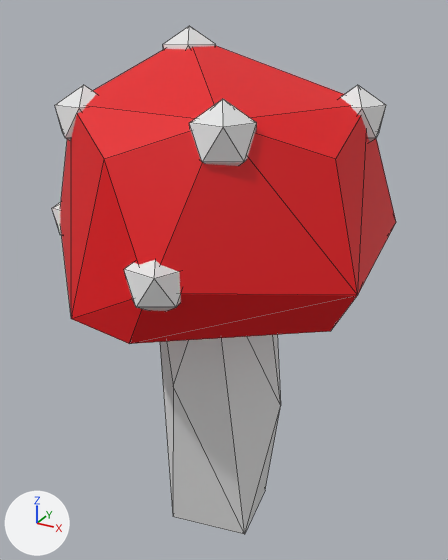
A saved change to the OBJ model GameProject/GameProject/src/Models/RedMushroom.obj.
Rendered twice from a 50 mm camera at (3.85, -7.06, 7.73) aimed at (-0.21, 0.33, 4.04). The axes (+X, +Y, +Z) are drawn at lower left. The lights are the same throughout. Mesh edges are drawn as thin lines. Where no turn or scale is listed for an object, it has been applied to the vertices.

Names of what the first picture shows: 'Mushroom1_Icosphere.001'.
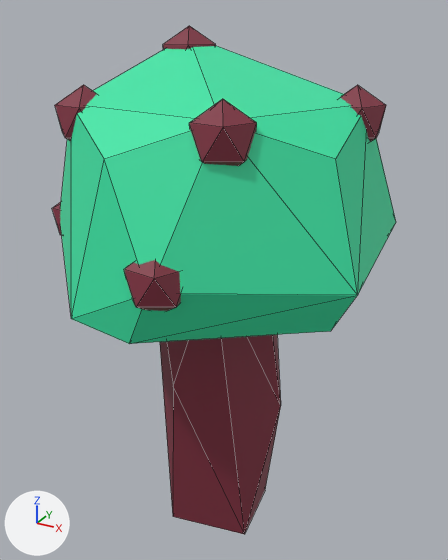
The change in detail:
Material 'Material.020' (mat_material_020) changes colour from white #e7e7e7 to red #833142; in linear values from (0.8, 0.8, 0.8) to (0.227, 0.0304, 0.0537).
Material 'Mushroom3_1.002' (mat_mushroom3_1_002) changes colour from red #e70612 to green #3ae7a8; in linear values from (0.8, 0.00177, 0.00587) to (0.0427, 0.8, 0.39).

Boxes (x1, y1, x2, y2) around the edits, measured in the pictures (448 x 560 px):
'Mushroom1_Icosphere.001', recoloured
    both: (52, 26, 396, 534)
